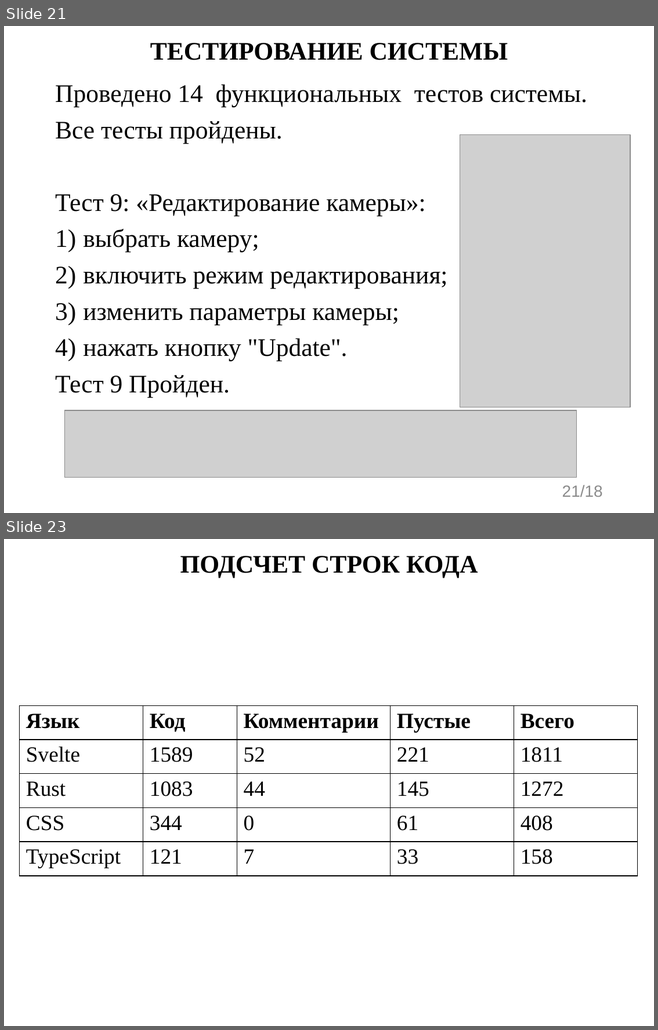
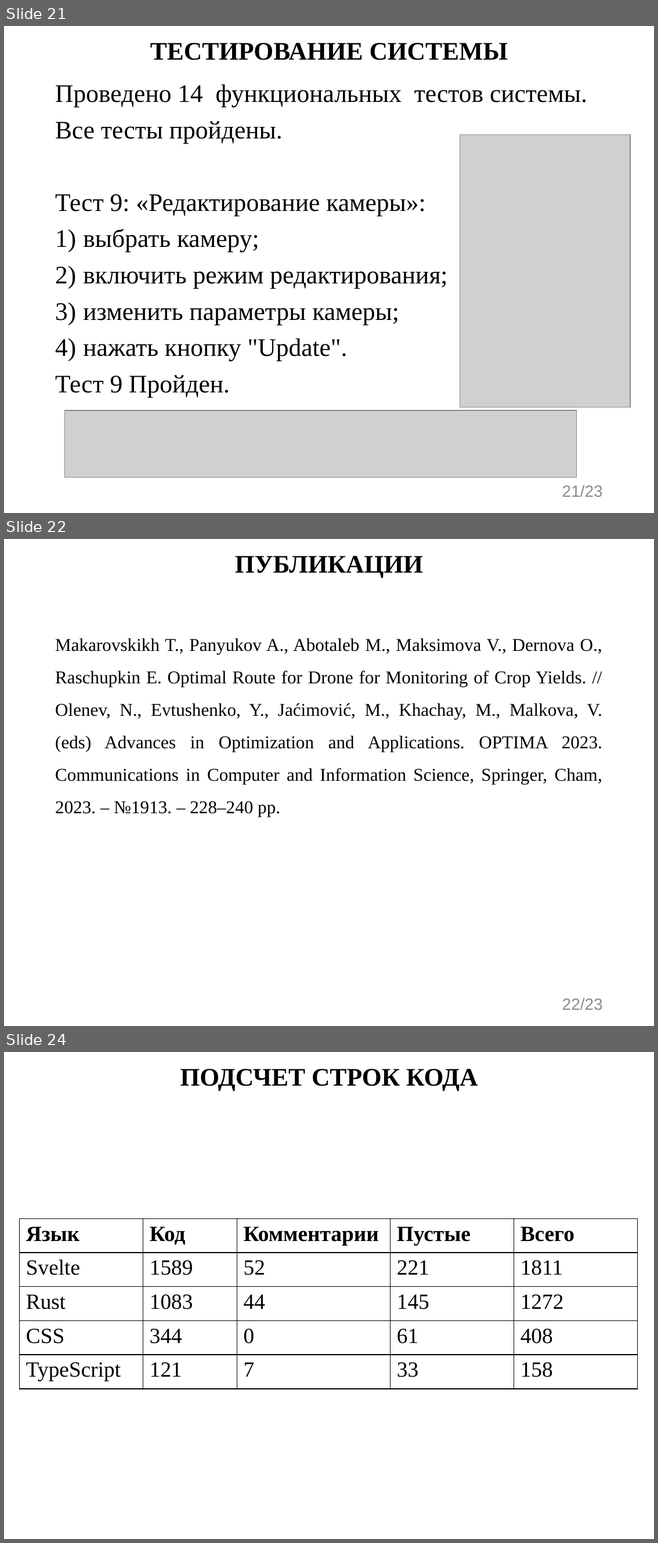
Before and after one commit to evgenkot/uav-route-calculation, a slide deck: doc/GQW/Raschupkin_EV_UAV_Route_Planning.pptx. Shown one above the other, each under a label of ours: slides 21 and 23 before the commit, slides 21, 22 and 24 after it; the slides between them are not shown. The pictures are 658x1030 and 658x1543 pixels, drawn with LibreOffice and Linux fonts; fonts in the diff are those of the drawing; grey boxes stand for pictures. Boxes give left, top, right and bottom in pixels: in the first picture for what was removed or moved away, otherwise in the second. Text is boxed around its words. In the diff, an @@ line names an element or a change of style, - is before the commit and + after.

```diff
--- a/doc/GQW/Raschupkin_EV_UAV_Route_Planning.pptx
+++ b/doc/GQW/Raschupkin_EV_UAV_Route_Planning.pptx
@@ slide 22 added at <box>4,539,654,1026</box>, background #FFFFFF @@
@@ title added at <box>235,556,423,577</box>, 28 pt, text #000000, bold @@
+ПУБЛИКАЦИИ
@@ text added at <box>55,638,602,816</box>, 20 pt, text #000000 @@
+Makarovskikh T., Panyukov A., Abotaleb M., Maksimova V., Dernova O., Raschupkin E. Optimal Route for Drone for Monitoring of Crop Yields. // Olenev, N., Evtushenko, Y., Jaćimović, M., Khachay, M., Malkova, V. (eds) Advances in Optimization and Applications. OPTIMA 2023. Communications in Computer and Information Science, Springer, Cham, 2023. – №1913. – 228–240 pp.
@@ page number added at <box>562,998,603,1010</box>, 18 pt, text #8C8C8C @@
+22/23
@@ page number at <box>562,485,603,497</box>: text changed @@
-21/18
+21/23
@@ what was slide 23 is now slide 24 @@
```
Also in this commit, not shown: 1 slide changed, 1 other file.
